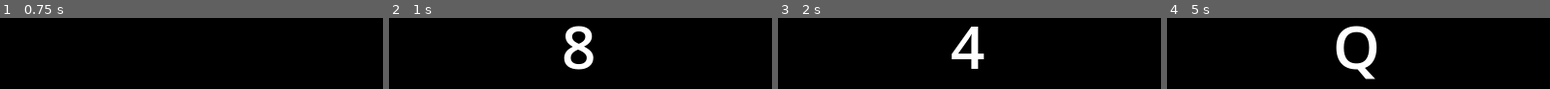
Above: before the commit, frames 1-4 (left to right).
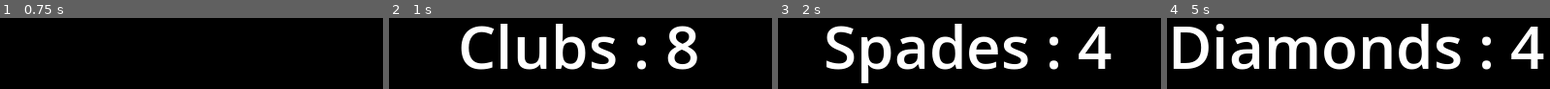
Above: after the commit, the same moments.

Repository: Falme/CardTests
Game: Godot game, scene res://scenes/gameplay.tscn
The game is run twice, just before and just after one commit, with the same random seed, the same clock (stepped at 60 frames per second) and the same inputs.
Inputs (mouse positions are in pixels of both pictures, inside the frame that each line leads up to):
- Up to frame 1 (0.75 s): tap Enter at 0.5 s; move the mouse to (294, 21) at 0.52 s; hold Shift from 0.53 s (still down); click (294, 21) at 0.67 s
- Up to frame 2 (1 s): keep holding Shift
- Up to frame 3 (2 s): release Shift at 1.25 s; tap Space at 1.25 s; drag from (869, 69) to (outside the picture) at 1.27 s
- Up to frame 4 (5 s): move the mouse to (outside the picture) at 2.02 s; tap Ctrl at 2.1 s; click (outside the picture) at 2.17 s; tap Enter at 2.75, 4.25 s; drag from (outside the picture) to (outside the picture) at 2.77 s; tap Space at 3.5 s; move the mouse to (outside the picture) at 3.52 s; tap Alt at 3.6 s; click (outside the picture) at 3.67 s; drag from (outside the picture) to (outside the picture) at 4.27 s

Frame 1 is identical in both runs. In frame 2, 15% of the frame differs, in the area x 18-81%, y 8-73%; in frame 3, 17%; in frame 4, 23%, in the area x 1-99%, y 8-87%.

Commit message:
Added suits to the card random generation

Diff:
--- a/prefabs/rank.tscn
+++ b/prefabs/card.tscn
@@ -1,8 +1,8 @@
 [gd_scene load_steps=2 format=3 uid="uid://7btdl703yalp"]
 
-[ext_resource type="Script" path="res://scripts/rank.gd" id="1_kqmma"]
+[ext_resource type="Script" path="res://scripts/card.gd" id="1_r43uy"]
 
-[node name="Rank" type="Label"]
+[node name="Card" type="Label"]
 anchors_preset = 15
 anchor_right = 1.0
 anchor_bottom = 1.0
@@ -11,4 +11,4 @@
 theme_override_font_sizes/font_size = 62
 horizontal_alignment = 1
 vertical_alignment = 1
-script = ExtResource("1_kqmma")
+script = ExtResource("1_r43uy")
--- a/scenes/gameplay.tscn
+++ b/scenes/gameplay.tscn
@@ -1,6 +1,6 @@
 [gd_scene load_steps=2 format=3 uid="uid://dcku73miw645n"]
 
-[ext_resource type="PackedScene" uid="uid://7btdl703yalp" path="res://prefabs/rank.tscn" id="1_gmig3"]
+[ext_resource type="PackedScene" uid="uid://7btdl703yalp" path="res://prefabs/card.tscn" id="1_gmig3"]
 
 [node name="Gameplay" type="Control"]
 layout_mode = 3
@@ -10,5 +10,5 @@
 grow_horizontal = 2
 grow_vertical = 2
 
-[node name="Rank" parent="." instance=ExtResource("1_gmig3")]
+[node name="Card" parent="." instance=ExtResource("1_gmig3")]
 layout_mode = 1
--- a/scripts/rank.gd
+++ b/scripts/card.gd
@@ -1,4 +1,4 @@
-class_name Rank
+class_name Card
 extends Label
 
 var _timed : float = 0
@@ -13,11 +13,21 @@
 var _min_rank = 1
 var _max_rank = 13
 
+var _suits = {
+	1:"Diamonds",
+	2:"Clubs",
+	3:"Hearts",
+	4:"Spades"
+}
+
+var _min_suit = 1
+var _max_suit = 4
+
 func _process(delta: float) -> void:
 	_timed += delta
 
 	if _timed >= 1:
-		text = number_to_rank(get_rankable_number())
+		text =  number_to_suit(get_suitable_number())+ " : " +number_to_rank(get_rankable_number())
 		_timed -= 1
 
 func get_rankable_number() -> int:
@@ -30,3 +40,10 @@
 		return _ranks[number]
 
 	return str(number)
+
+func get_suitable_number() -> int:
+	return randi_range(_min_suit,_max_suit)
+
+func number_to_suit(number: int) -> String:
+	number = clamp(number, _min_suit, _max_suit)
+	return _suits[number]
--- /dev/null
+++ b/test/unit/test_card.gd
@@ -0,0 +1,172 @@
+extends GutTest
+
+class TestCardExists:
+	extends GutTest
+
+	func test_exists():
+		var _card : Card = Card.new()
+		assert_not_null(_card, "Object does not exist, is null")
+		_card.free()
+
+
+class TestCardNumberToRank:
+	extends GutTest
+
+	var _card : Card = null
+
+	func before_each() -> void:
+		_card = Card.new()
+
+	func after_each() -> void:
+		_card.free()
+
+	func test_convert_1_to_A():
+		assert_eq(_card.number_to_rank(1), "A", "Number 1 should be converted to A")
+
+	func test_convert_less_than_1_to_A():
+		assert_eq(_card.number_to_rank(0), "A", "Number 0 should be converted to A")
+		assert_eq(_card.number_to_rank(-1), "A", "Number -1 should be converted to A")
+		assert_eq(_card.number_to_rank(-3), "A", "Number -3 should be converted to A")
+
+	func test_number_between_2_and_10_inclusive_not_convert():
+		assert_eq(_card.number_to_rank(2), "2", "Number 2 should not be converted")
+		assert_eq(_card.number_to_rank(3), "3", "Number 3 should not be converted")
+		assert_eq(_card.number_to_rank(4), "4", "Number 4 should not be converted")
+		assert_eq(_card.number_to_rank(5), "5", "Number 5 should not be converted")
+		assert_eq(_card.number_to_rank(6), "6", "Number 6 should not be converted")
+		assert_eq(_card.number_to_rank(7), "7", "Number 7 should not be converted")
+		assert_eq(_card.number_to_rank(8), "8", "Number 8 should not be converted")
+		assert_eq(_card.number_to_rank(9), "9", "Number 9 should not be converted")
+		assert_eq(_card.number_to_rank(10), "10", "Number 10 should not be converted")
+
+	func test_convert_11_to_J():
+		assert_eq(_card.number_to_rank(11), "J", "Number 11 should be converted to J")
+
+	func test_convert_12_to_Q():
+		assert_eq(_card.number_to_rank(12), "Q", "Number 12 should be converted to Q")
+
+	func test_convert_13_to_K():
+		assert_eq(_card.number_to_rank(13), "K", "Number 13 should be converted to K")
+
+	func test_convert_higher_than_13_to_K():
+		assert_eq(_card.number_to_rank(14), "K", "Number 14 should be converted to K")
+		assert_eq(_card.number_to_rank(15), "K", "Number 15 should be converted to K")
+		assert_eq(_card.number_to_rank(18), "K", "Number 18 should be converted to K")
+
+
+class TestCardGetRankableNumber:
+	extends GutTest
+
+	var _card : Card = null
+
+	func before_each() -> void:
+		_card = Card.new()
+
+	func after_each() -> void:
+		_card.free()
+
+	func test_not_possible_get_random_less_than_1():
+		for i in 100:
+			assert_gt(_card.get_rankable_number(), 0, "Should not get less than 1")
+
+	func test_not_possible_get_random_greater_than_13():
+		for i in 100:
+			assert_lt(_card.get_rankable_number(), 14, "Should not get greater than 13")
+
+	func test_only_possible_get_random_between_1_and_13():
+		var data = { }
+		for i in 300:
+			data[_card.get_rankable_number()] = true
+
+		for i in range(1,14):
+			assert_true(data[i], "Should found {i} in random pick")
+
+class TestCardNumberToSuit:
+	extends GutTest
+
+	var _card : Card = null
+
+	func before_each() -> void:
+		_card = Card.new()
+
+	func after_each() -> void:
+		_card.free()
+
+	func test_convert_1_to_diamonds():
+		assert_eq(_card.number_to_suit(1), "Diamonds")
+
+	func test_convert_2_to_clubs():
+		assert_eq(_card.number_to_suit(2), "Clubs")
+
+	func test_convert_3_to_hearts():
+		assert_eq(_card.number_to_suit(3), "Hearts")
+
+	func test_convert_4_to_spades():
+		assert_eq(_card.number_to_suit(4), "Spades")
+
+	func test_convert_less_than_1_to_diamonds():
+		assert_eq(_card.number_to_suit(0), "Diamonds")
+		assert_eq(_card.number_to_suit(-1), "Diamonds")
+		assert_eq(_card.number_to_suit(-3), "Diamonds")
+
+	func test_convert_greater_than_4_to_spades():
+		assert_eq(_card.number_to_suit(5), "Spades")
+		assert_eq(_card.number_to_suit(7), "Spades")
+		assert_eq(_card.number_to_suit(86), "Spades")
+
+class TestCardGetSuitableNumber:
+	extends GutTest
+
+	var _card : Card = null
+
+	func before_each() -> void:
+		_card = Card.new()
+
+	func after_each() -> void:
+		_card.free()
+
+	func test_not_possible_get_random_less_than_1():
+		for i in 100:
+			assert_gt(_card.get_suitable_number(), 0, "Should not get less than 1")
+
+	func test_not_possible_get_random_greater_than_4():
+		for i in 100:
+			assert_lt(_card.get_suitable_number(), 5, "Should not get greater than 4")
+
+	func test_only_possible_get_random_between_1_and_4():
+		var data = { }
+		for i in 300:
+			data[_card.get_suitable_number()] = true
+
+		for i in range(1,5):
+			assert_true(data[i], "Should found {i} in random pick")
+
+class TestCardProcess:
+	extends GutTest
+
+	var _card : Card = null
+
+	func before_each() -> void:
+		_card = Card.new()
+
+	func after_each() -> void:
+		_card.free()
+
+	func test_after_one_second_change_rank():
+		var old_text : String = _card.text
+		simulate(_card, 1, 1)
+		assert_ne(old_text, _card.text, "Card should not be equal after 1 second")
+
+		old_text = _card.text
+		simulate(_card, 1, 1)
+		assert_ne(old_text, _card.text, "Card should not be equal after 1 second")
+
+	func test_after_half_second_not_change_rank():
+		var old_text : String = _card.text
+		simulate(_card, 1, 0.5)
+		assert_eq(old_text, _card.text, "Card should be equal after 0.5 second")
+
+	func test_text_show_suit_and_rank():
+		simulate(_card, 1, 1)
+		print(_card.text)
+		assert_gt(_card.text.length(), 7)
--- a/test/unit/test_rank.gd
+++ /dev/null
@@ -1,107 +0,0 @@
-extends GutTest
-
-class TestRankExists:
-	extends GutTest
-
-	func test_exists():
-		var _rank : Rank = Rank.new()
-		assert_not_null(_rank, "Object does not exist, is null")
-		_rank.free()
-
-
-class TestRankNumberToRank:
-	extends GutTest
-
-	var _rank : Rank = null
-
-	func before_each() -> void:
-		_rank = Rank.new()
-
-	func after_each() -> void:
-		_rank.free()
-
-	func test_convert_1_to_A():
-		assert_eq(_rank.number_to_rank(1), "A", "Number 1 should be converted to A")
-
-	func test_convert_less_than_1_to_A():
-		assert_eq(_rank.number_to_rank(0), "A", "Number 0 should be converted to A")
-		assert_eq(_rank.number_to_rank(-1), "A", "Number -1 should be converted to A")
-		assert_eq(_rank.number_to_rank(-3), "A", "Number -3 should be converted to A")
-
-	func test_number_between_2_and_10_inclusive_not_convert():
-		assert_eq(_rank.number_to_rank(2), "2", "Number 2 should not be converted")
-		assert_eq(_rank.number_to_rank(3), "3", "Number 3 should not be converted")
-		assert_eq(_rank.number_to_rank(4), "4", "Number 4 should not be converted")
-		assert_eq(_rank.number_to_rank(5), "5", "Number 5 should not be converted")
-		assert_eq(_rank.number_to_rank(6), "6", "Number 6 should not be converted")
-		assert_eq(_rank.number_to_rank(7), "7", "Number 7 should not be converted")
-		assert_eq(_rank.number_to_rank(8), "8", "Number 8 should not be converted")
-		assert_eq(_rank.number_to_rank(9), "9", "Number 9 should not be converted")
-		assert_eq(_rank.number_to_rank(10), "10", "Number 10 should not be converted")
-
-	func test_convert_11_to_J():
-		assert_eq(_rank.number_to_rank(11), "J", "Number 11 should be converted to J")
-
-	func test_convert_12_to_Q():
-		assert_eq(_rank.number_to_rank(12), "Q", "Number 12 should be converted to Q")
-
-	func test_convert_13_to_K():
-		assert_eq(_rank.number_to_rank(13), "K", "Number 13 should be converted to K")
-
-	func test_convert_higher_than_13_to_K():
-		assert_eq(_rank.number_to_rank(14), "K", "Number 14 should be converted to K")
-		assert_eq(_rank.number_to_rank(15), "K", "Number 15 should be converted to K")
-		assert_eq(_rank.number_to_rank(18), "K", "Number 18 should be converted to K")
-
-
-class TestRankGetRankableNumber:
-	extends GutTest
-
-	var _rank : Rank = null
-
-	func before_each() -> void:
-		_rank = Rank.new()
-
-	func after_each() -> void:
-		_rank.free()
-
-	func test_not_possible_get_random_less_than_1():
-		for i in 100:
-			assert_gt(_rank.get_rankable_number(), 0, "Should not get less than 1")
-
-	func test_not_possible_get_random_greater_than_13():
-		for i in 100:
-			assert_lt(_rank.get_rankable_number(), 14, "Should not get greater than 13")
-
-	func test_only_possible_get_random_between_1_and_13():
-		var data = { }
-		for i in 300:
-			data[_rank.get_rankable_number()] = true
-
-		for i in range(1,14):
-			assert_true(data[i], "Should found {i} in random pick")
-
-class TestRankProcess:
-	extends GutTest
-
-	var _rank : Rank = null
-
-	func before_each() -> void:
-		_rank = Rank.new()
-
-	func after_each() -> void:
-		_rank.free()
-
-	func test_after_one_second_change_rank():
-		var old_text : String = _rank.text
-		simulate(_rank, 1, 1)
-		assert_ne(old_text, _rank.text, "Rank should not be equal after 1 second")
-
-		old_text = _rank.text
-		simulate(_rank, 1, 1)
-		assert_ne(old_text, _rank.text, "Rank should not be equal after 1 second")
-
-	func test_after_half_second_not_change_rank():
-		var old_text : String = _rank.text
-		simulate(_rank, 1, 0.5)
-		assert_eq(old_text, _rank.text, "Rank should be equal after 0.5 second")
Not shown, changed: export_presets.cfg
